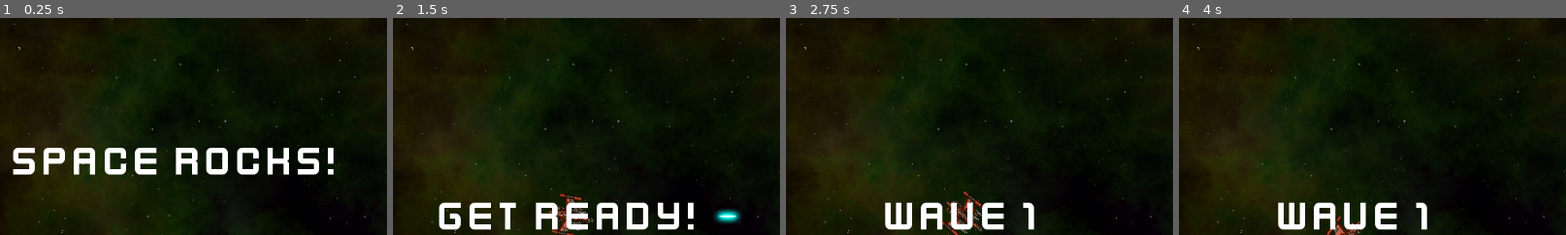
Above: before the commit, frames 1-4 (left to right).
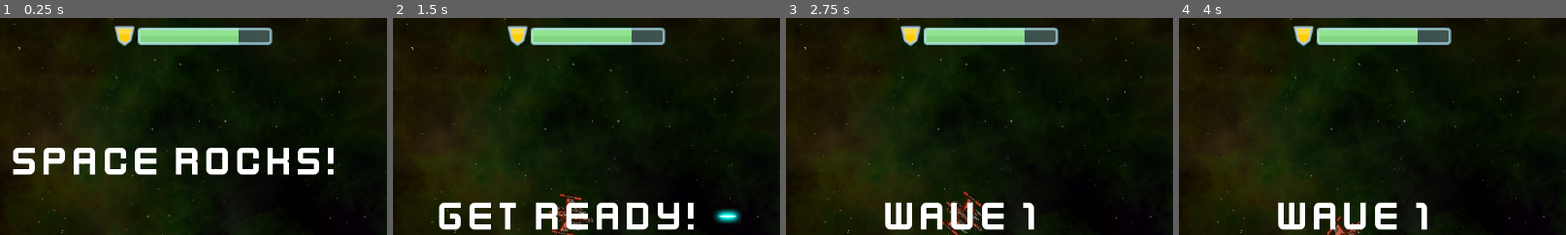
Above: after the commit, the same moments.

Repository: evgenicode/asteroids-2d-arcade
Game: Godot game, scene res://main/main.tscn
Same seed, same stepped clock (60 frames per second), same inputs: the game is played once before the commit and once after it.
Inputs (mouse positions are % of the whole screen's width and height, from its top left):
- Up to frame 1 (0.25 s): no input
- Up to frame 2 (1.5 s): click (50, 63) at 0.5 s; tap Enter at 1.25 s; hold D (rotate_right) from 1.28 s (still down); hold Space (shoot) from 1.28 s (still down)
- Up to frame 3 (2.75 s): release D (rotate_right) at 2.03 s; release Space (shoot) at 2.03 s; hold A (rotate_left) from 2.03 s (still down); tap Space (shoot) at 2.1 s
- Up to frame 4 (4 s): release A (rotate_left) at 2.78 s; hold D (rotate_right) 2.78-3.53 s; hold Space (shoot) 2.78-3.53 s; hold W (thrust) from 3.53 s (still down); tap Space (shoot) at 3.6 s
The pictures show only the part of the screen within x 27-77%, y 4-54%; the shares and areas given below are measured in that part.

The runs differ from the first frame. In frame 1, 3.2% of the frame differs, in the area x 29-71%, y 3-13%; in frame 2, 3.2%; in frame 3, 3.2%; in frame 4, 3.2%.

Commit message:
add player shield, tweak enemy damage

Diff:
--- a/Bullet/enemy_bullet.gd
+++ b/Bullet/enemy_bullet.gd
@@ -1,6 +1,7 @@
 extends Area2D
 
 @export var speed = 1000
+@export var damage = 15
 
 func start (_pos, _dir):
 	position = _pos
@@ -10,6 +11,8 @@
 	position += transform.x * speed * delta
 
 func _on_body_entered(body):
+	if body.name == "Player":
+		body.shield -= damage
 	queue_free()
 
 
--- a/Enemies/Enemy.gd
+++ b/Enemies/Enemy.gd
@@ -58,3 +58,5 @@
 func _on_body_entered(body):
 	if body.is_in_group("rocks"):
 		return
+	explode()
+	body.shield -= 50
--- a/HUD/hud.gd
+++ b/HUD/hud.gd
@@ -6,6 +6,13 @@
 @onready var score_label = $MarginContainer/HBoxContainer/ScoreLabel
 @onready var message = $VBoxContainer/Message
 @onready var start_button = $VBoxContainer/StartButton
+@onready var shield_bar = $MarginContainer/HBoxContainer/ShieldBar
+
+var bar_textures = {
+	"green": preload("res://assets/bar_green_200.png"),
+	"yellow": preload("res://assets/bar_yellow_200.png"),
+	"red": preload("res://assets/bar_red_200.png")
+}
 
 func show_message(text):
 	message.text = text
--- a/HUD/hud.tscn
+++ b/HUD/hud.tscn
@@ -1,10 +1,13 @@
-[gd_scene load_steps=8 format=3 uid="uid://c74s5eth2qlyp"]
+[gd_scene load_steps=11 format=3 uid="uid://c74s5eth2qlyp"]
 
 [ext_resource type="FontFile" uid="uid://b5vrcikk00iic" path="res://assets/kenvector_future_thin.ttf" id="1_q8weq"]
 [ext_resource type="Script" path="res://HUD/hud.gd" id="1_xafil"]
 [ext_resource type="Texture2D" uid="uid://4f1pksvge15p" path="res://assets/player_small.png" id="2_v2f10"]
 [ext_resource type="Texture2D" uid="uid://br7lavqf0yxhs" path="res://assets/play_button.png" id="3_gleoj"]
+[ext_resource type="Texture2D" uid="uid://e11mpswflg6q" path="res://assets/shield_gold.png" id="3_qaubf"]
+[ext_resource type="Texture2D" uid="uid://d0ldkv3xt81xt" path="res://assets/bar_glass_200.png" id="4_h5htm"]
 [ext_resource type="Texture2D" uid="uid://krhtm6jc6o5d" path="res://assets/play_button_h.png" id="4_o4qea"]
+[ext_resource type="Texture2D" uid="uid://cqg5dhi5eqm2o" path="res://assets/bar_green_200.png" id="5_ehhbt"]
 
 [sub_resource type="LabelSettings" id="LabelSettings_1c04x"]
 font = ExtResource("1_q8weq")
@@ -39,6 +42,21 @@
 text = "0
 "
 label_settings = SubResource("LabelSettings_1c04x")
+
+[node name="TextureRect" type="TextureRect" parent="MarginContainer/HBoxContainer"]
+layout_mode = 2
+texture = ExtResource("3_qaubf")
+stretch_mode = 3
+
+[node name="ShieldBar" type="TextureProgressBar" parent="MarginContainer/HBoxContainer"]
+layout_mode = 2
+size_flags_horizontal = 3
+size_flags_vertical = 4
+max_value = 1.0
+step = 0.01
+value = 0.75
+texture_over = ExtResource("4_h5htm")
+texture_progress = ExtResource("5_ehhbt")
 
 [node name="LivesCounter" type="HBoxContainer" parent="MarginContainer/HBoxContainer"]
 layout_mode = 2
--- a/player/player.gd
+++ b/player/player.gd
@@ -4,9 +4,12 @@
 @export var spin_power = 8000
 @export var bullet_scene: PackedScene
 @export var fire_rate = 0.25
+@export var max_shield = 100.0
+@export var shield_regen = 5.0
 
 signal lives_changed
 signal dead
+signal shield_changed
 
 
 var can_shoot = true
@@ -15,6 +18,7 @@
 var screensize = Vector2.ZERO
 var reset_pos = false
 var lives = 0: set = set_lives
+var shield = 0: set = set_shield
 
 func set_lives(value):
 	lives = value
@@ -23,6 +27,15 @@
 		change_state(DEAD)
 	else:
 		change_state(INVULNERABLE)
+	shield = max_shield
+
+func set_shield(value):
+	value = min(value, max_shield)
+	shield = value
+	shield_changed.emit(shield / max_shield)
+	if shield <= 0:
+		lives -= 1
+		explode()
 
 enum {INIT, ALIVE, INVULNERABLE, DEAD}
 var state = INIT
@@ -62,6 +75,7 @@
 
 func _process(delta):
 	get_input()
+	shield += shield_regen * delta
 
 func get_input():
 	thrust = Vector2.ZERO
@@ -103,9 +117,10 @@
 
 func _on_body_entered(body):
 	if body.is_in_group("rocks"):
+		shield -= body.size * 25
 		body.explode()
-		lives -= 1
-		explode()
+
+
 
 func explode():
 	$Explosion.show()
